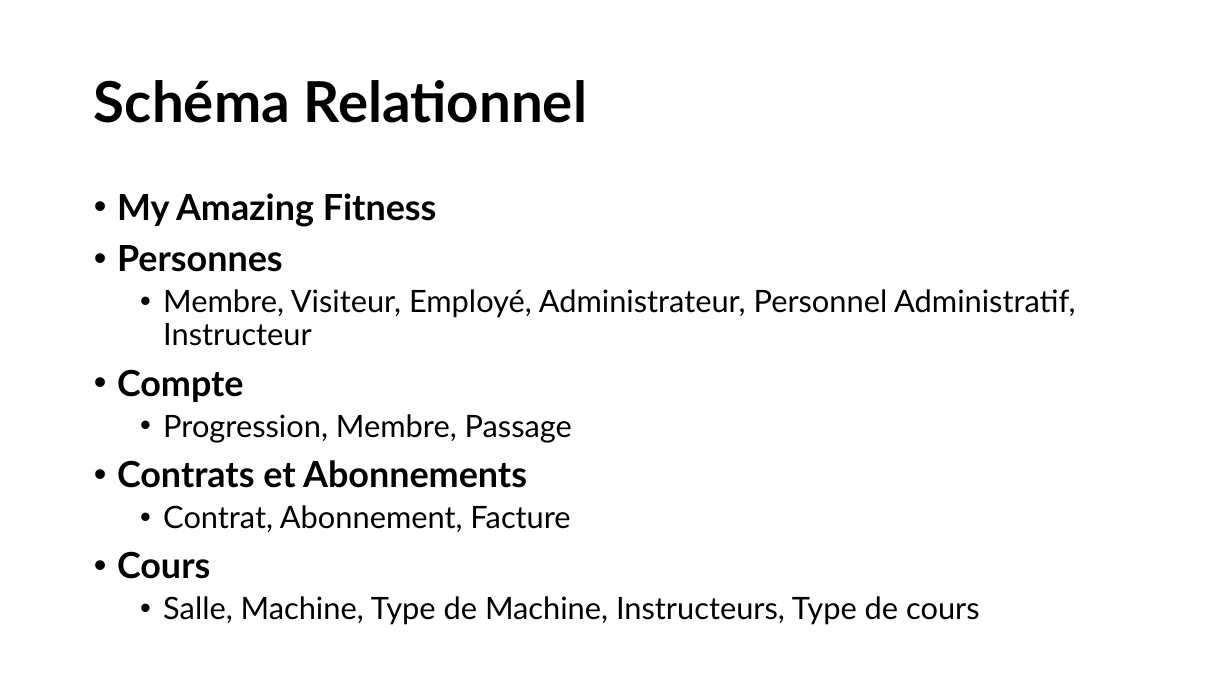
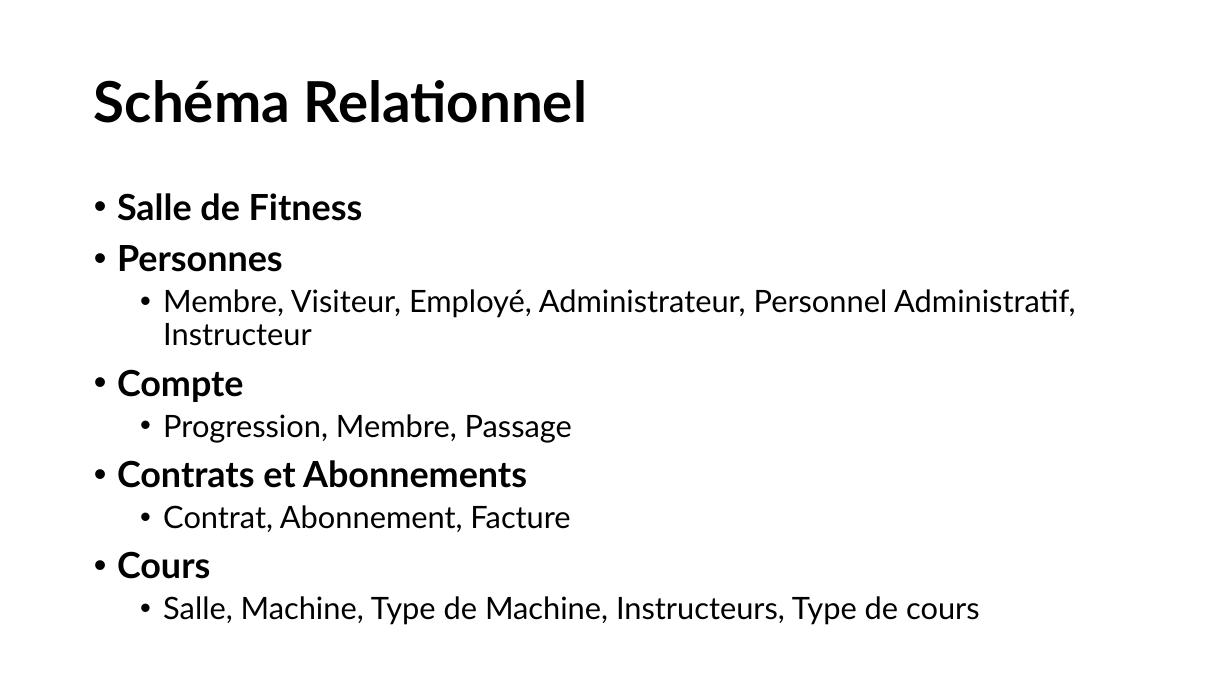
Before and after one commit to Theodrosrun/bdr-projet, a slide deck: slide 5 of Présentation.pptx. Drawn at 1232x693 pixels with LibreOffice and Linux fonts; fonts in the diff are those of the drawing. Boxes give left, top, right and bottom in pixels: in the first picture for what was removed or moved away, otherwise in the second. Text is boxed around its words. In the diff, an @@ line names an element or a change of style, - is before the commit and + after.

```diff
--- a/Présentation.pptx
+++ b/Présentation.pptx
@@ text at box(117, 193, 363, 221): text changed @@
-• My Amazing Fitness
+• Salle de Fitness
```
Also in this commit, not shown: 5 other slides changed.
